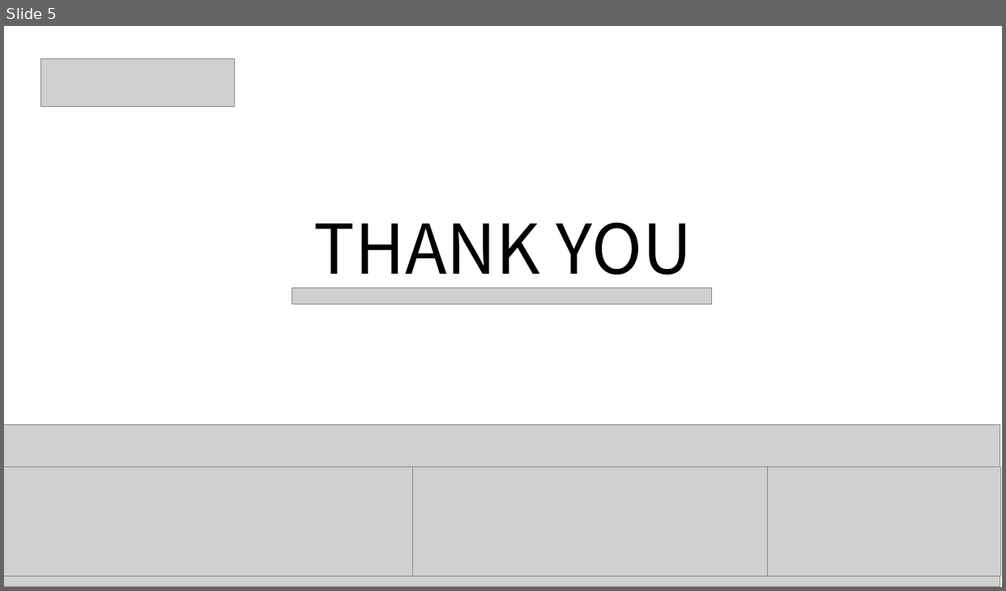
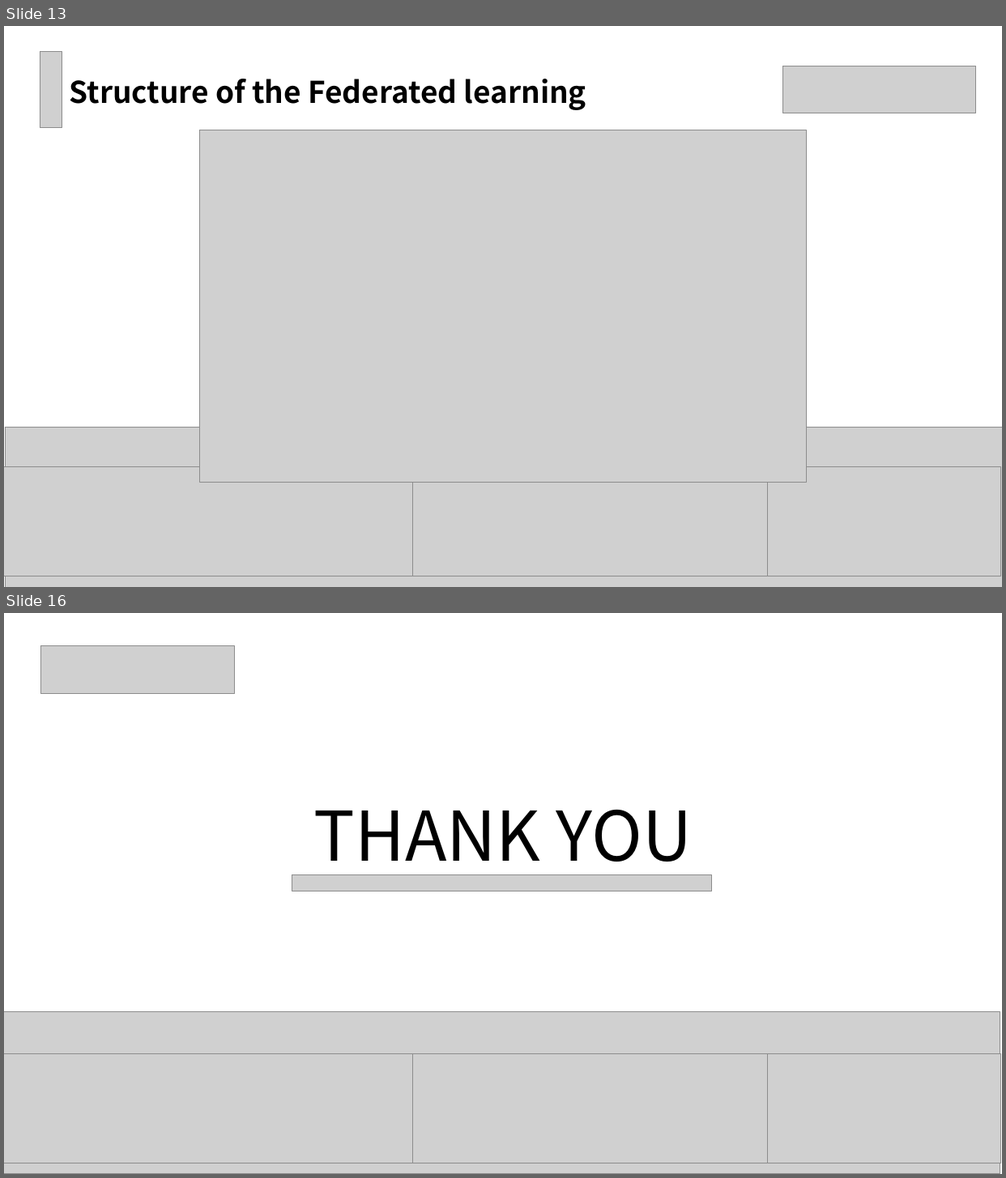
Before and after one commit to TIANGeng708/Graduated_Course, a slide deck: 高级计算机网络与大数据/Homework/homework3/pre.pptx. Shown one above the other, each under a label of ours: slide 5 before the commit, slides 13 and 16 after it; the slides between them are not shown. The pictures are 1006x591 and 1006x1178 pixels, drawn with LibreOffice and Linux fonts; fonts in the diff are those of the drawing; grey boxes stand for pictures. Boxes give left, top, right and bottom in pixels: in the first picture for what was removed or moved away, otherwise in the second. Text is boxed around its words. In the diff, an @@ line names an element or a change of style, - is before the commit and + after.

```diff
--- a/高级计算机网络与大数据/Homework/homework3/pre.pptx
+++ b/高级计算机网络与大数据/Homework/homework3/pre.pptx
@@ slide 13 added at (4,26,1002,587), background #FFFFFF @@
@@ picture added at (40,51,62,128) @@
@@ picture added at (783,66,977,113) @@
@@ title added at (70,79,586,110), 28.8 pt, text #000000, bold @@
+Structure of the Federated learning
@@ picture added at (200,130,807,484) @@
@@ picture added at (5,428,1002,587) @@
@@ picture added at (4,467,414,577) @@
@@ picture added at (413,467,767,577) @@
@@ picture added at (768,467,1001,577) @@
@@ what was slide 5 is now slide 16 @@
```
Also in this commit, not shown: 1 slide changed, 13 other slides added, 3 slides removed, 11 other files.
